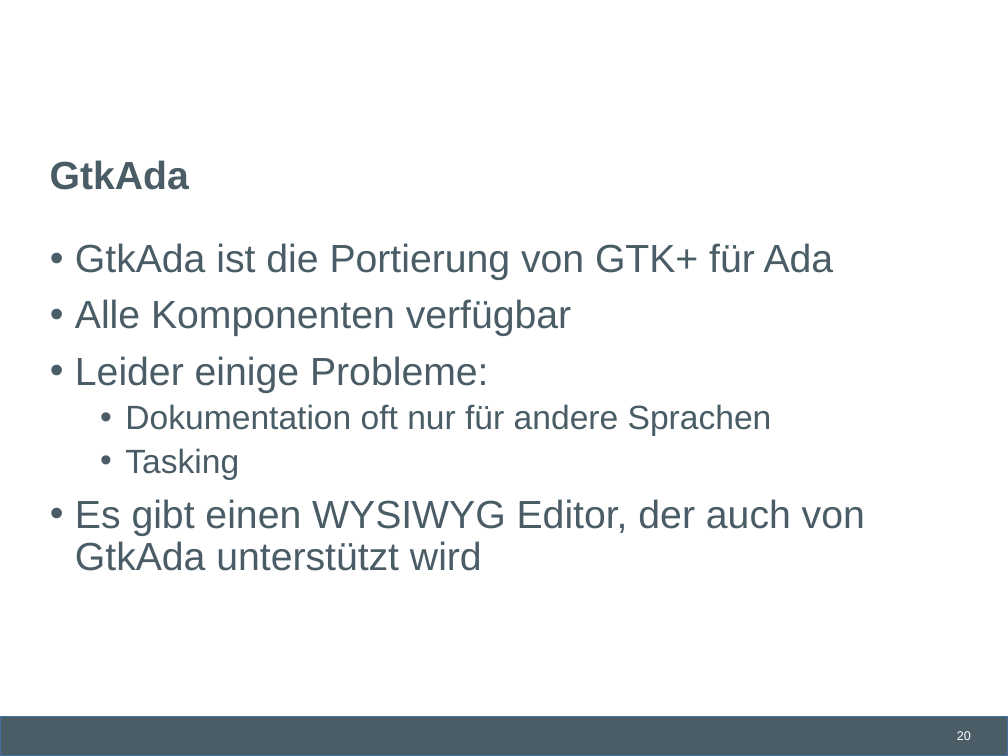
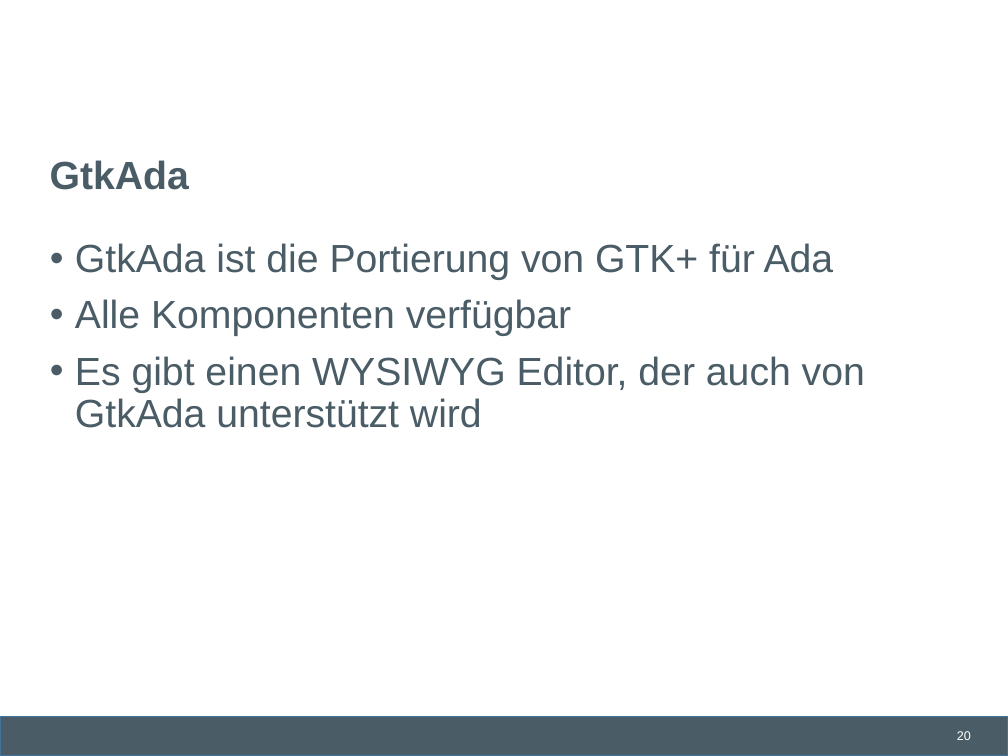
Before and after one commit to lschmischke/ADAChat, a slide deck: slide 20 of documentation/Ada Chat.pptx. Drawn at 1008x756 pixels with LibreOffice and Linux fonts; fonts in the diff are those of the drawing; background and template pictures are left out. Boxes give left, top, right and bottom in pixels: in the first picture for what was removed or moved away, otherwise in the second. Text is boxed around its words. In the diff, an @@ line names an element or a change of style, - is before the commit and + after.

```diff
--- a/documentation/Ada Chat.pptx
+++ b/documentation/Ada Chat.pptx
@@ text at [75,356,772,480]: paragraphs removed @@
-• Leider einige Probleme:
-  • Dokumentation oft nur für andere Sprachen
-  • Tasking
```
Also in this commit, not shown: 3 other slides changed.
